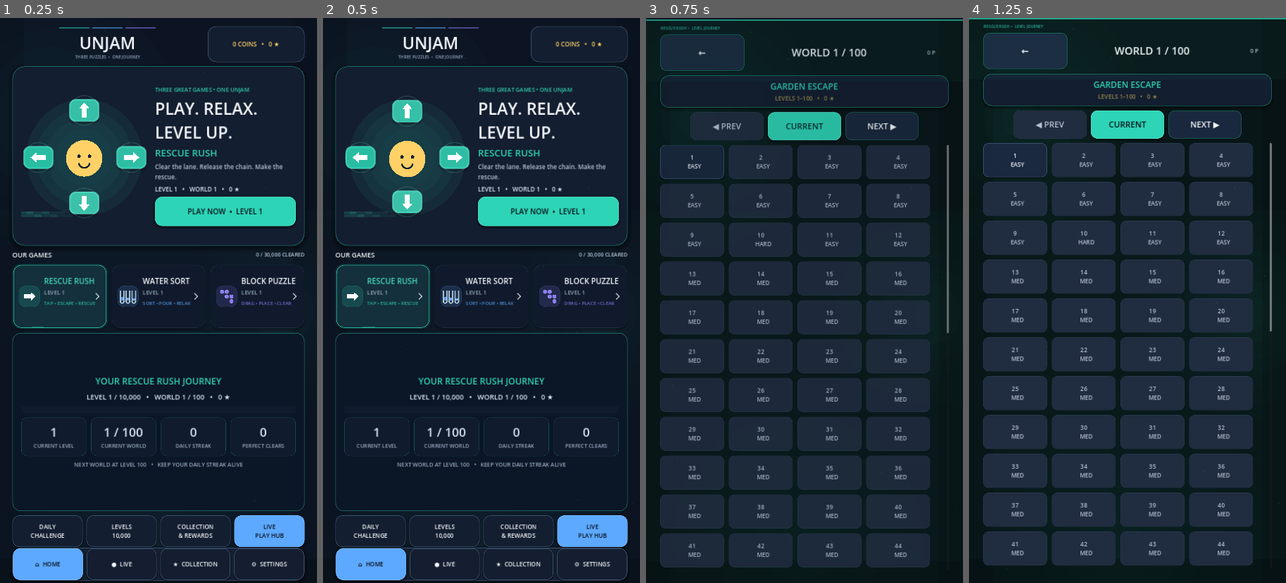
Above: before the commit, frames 1-4 (left to right).
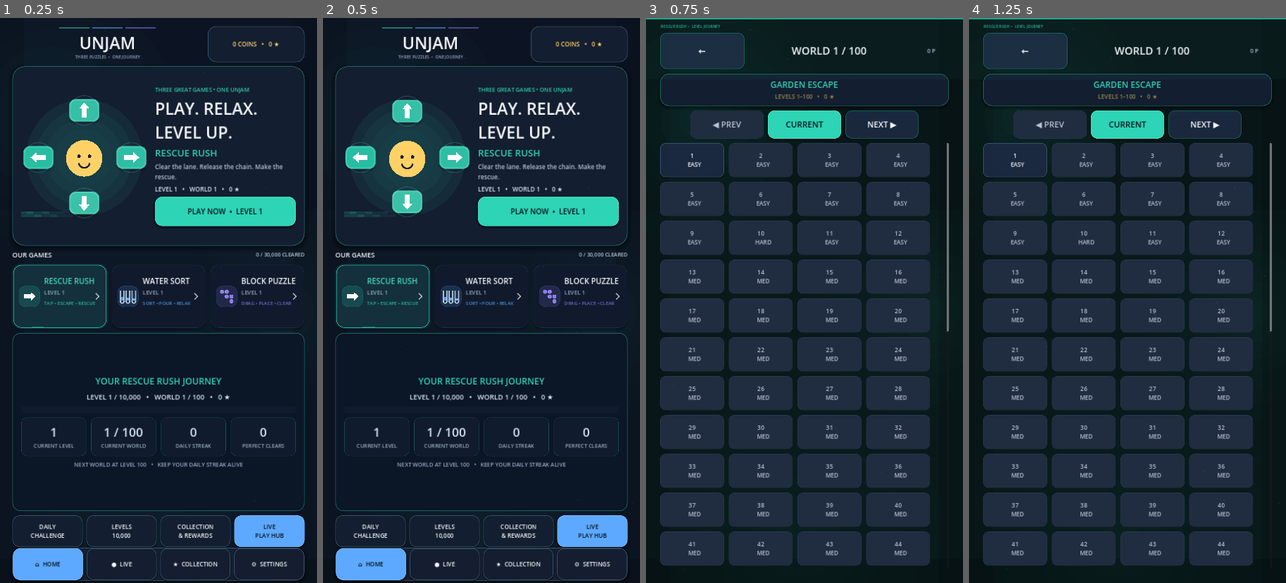
Above: after the commit, the same moments.

Repository: eghosa001/unjam
Game: Godot game, scene res://scenes/Main.tscn
Two runs of this game, one before a commit and one after it. Both use one fixed random seed, a clock stepped at 60 frames per second and the inputs below.
Inputs:
- Up to frame 1 (0.25 s): no input
- Up to frame 2 (0.5 s): no input
- Up to frame 3 (0.75 s): click "PLAY NOW • LEVEL 1" at 0.5 s
- Up to frame 4 (1.25 s): no input

Frames 1-2 are identical in both runs. In frame 3, 11% of the frame differs, in the area x 0-100%, y 0-98%; in frame 4, nothing differs.

Commit message:
fix: remove competing root transition movement

Diff:
--- a/scripts/ui/premium_surface_manager.gd
+++ b/scripts/ui/premium_surface_manager.gd
@@ -171,13 +171,11 @@
 	badge.mouse_filter = Control.MOUSE_FILTER_IGNORE
 	chrome.add_child(badge)
 
-func _animate_surface(content: Control) -> void:
-	content.modulate.a = 0.82
-	var original := content.position
-	content.position = original + Vector2(0, 8)
-	var tween := content.create_tween().set_trans(Tween.TRANS_QUAD).set_ease(Tween.EASE_OUT)
-	tween.tween_property(content, "modulate:a", 1.0, 0.22)
-	tween.parallel().tween_property(content, "position", original, 0.30)
+func _animate_surface(_content: Control) -> void:
+	# MotionDirector is the single owner of surface-entry motion. Keeping this
+	# manager presentation-only prevents competing tweens from nudging or flashing
+	# the same screen after a button press.
+	pass
 
 func _surface_name(surface: String) -> String:
 	match surface:
